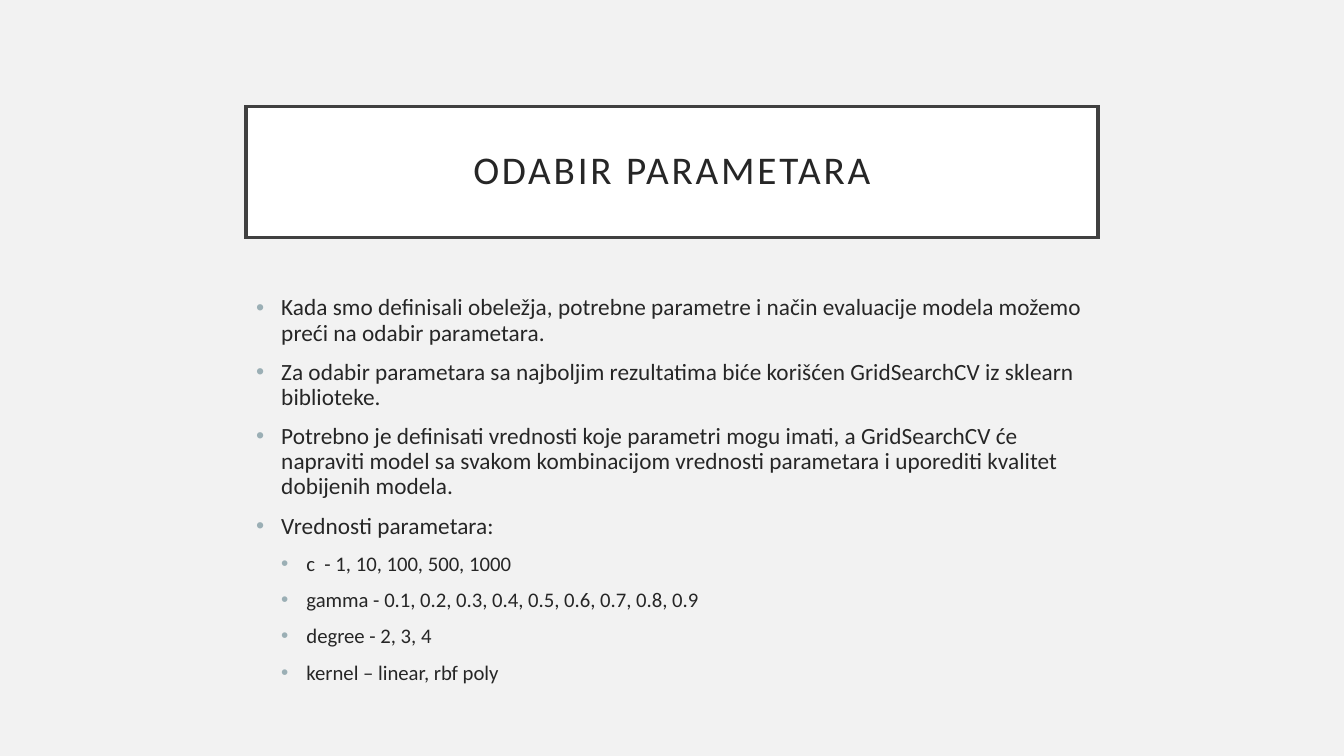
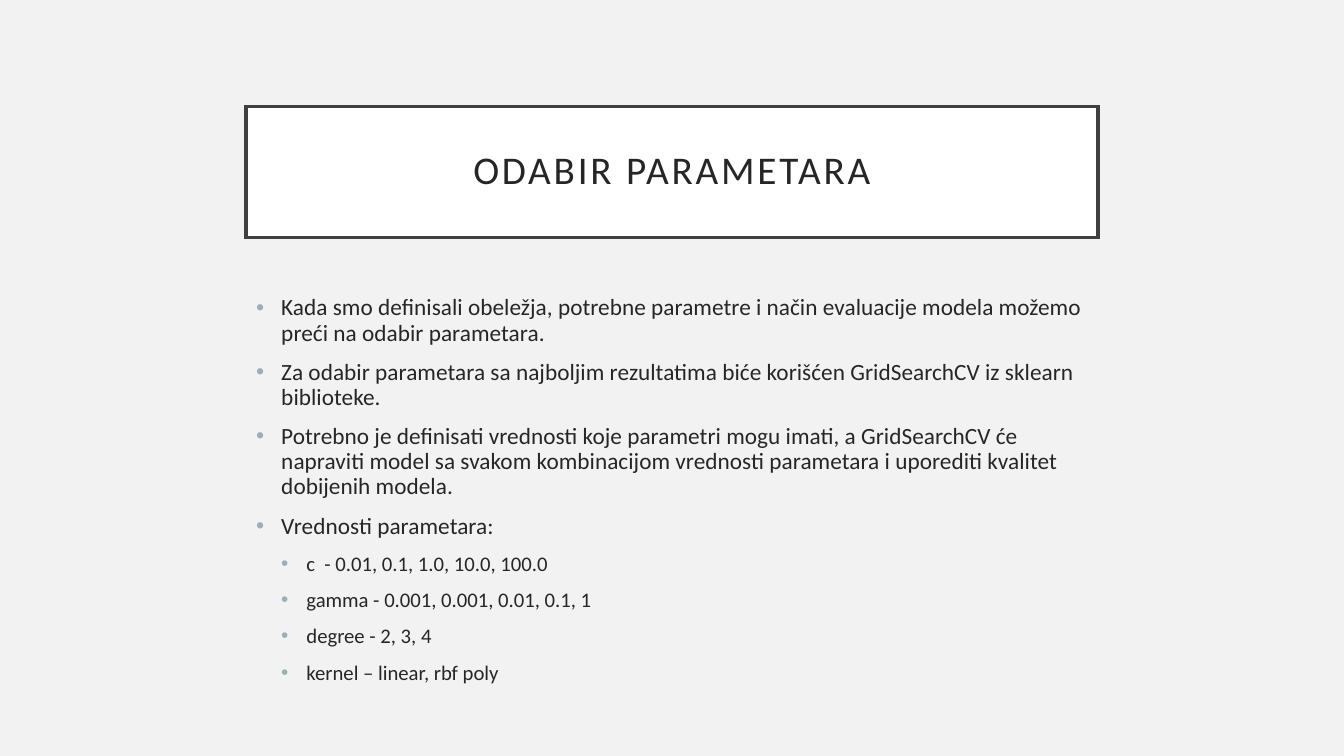
Before and after one commit to mijatkrivokapic/Epileptic-Seizure-Recognition, a slide deck: slide 11 of Detekcija epileptičnih napada pomoću EEG vremenske serije.pptx. Drawn at 1344x756 pixels with LibreOffice and Linux fonts; fonts in the diff are those of the drawing. Boxes give left, top, right and bottom in pixels: in the first picture for what was removed or moved away, otherwise in the second. Text is boxed around its words. In the diff, an @@ line names an element or a change of style, - is before the commit and + after.

```diff
--- a/Detekcija epileptičnih napada pomoću EEG vremenske serije.pptx
+++ b/Detekcija epileptičnih napada pomoću EEG vremenske serije.pptx
@@ text at bbox=[306, 557, 591, 611]: text changed @@
-  • c - 1, 10, 100, 500, 1000
-  • gamma - 0.1, 0.2, 0.3, 0.4, 0.5, 0.6, 0.7, 0.8, 0.9
+  • c - 0.01, 0.1, 1.0, 10.0, 100.0
+  • gamma - 0.001, 0.001, 0.01, 0.1, 1
```
Also in this commit, not shown: 1 slide added, 5 other files.
